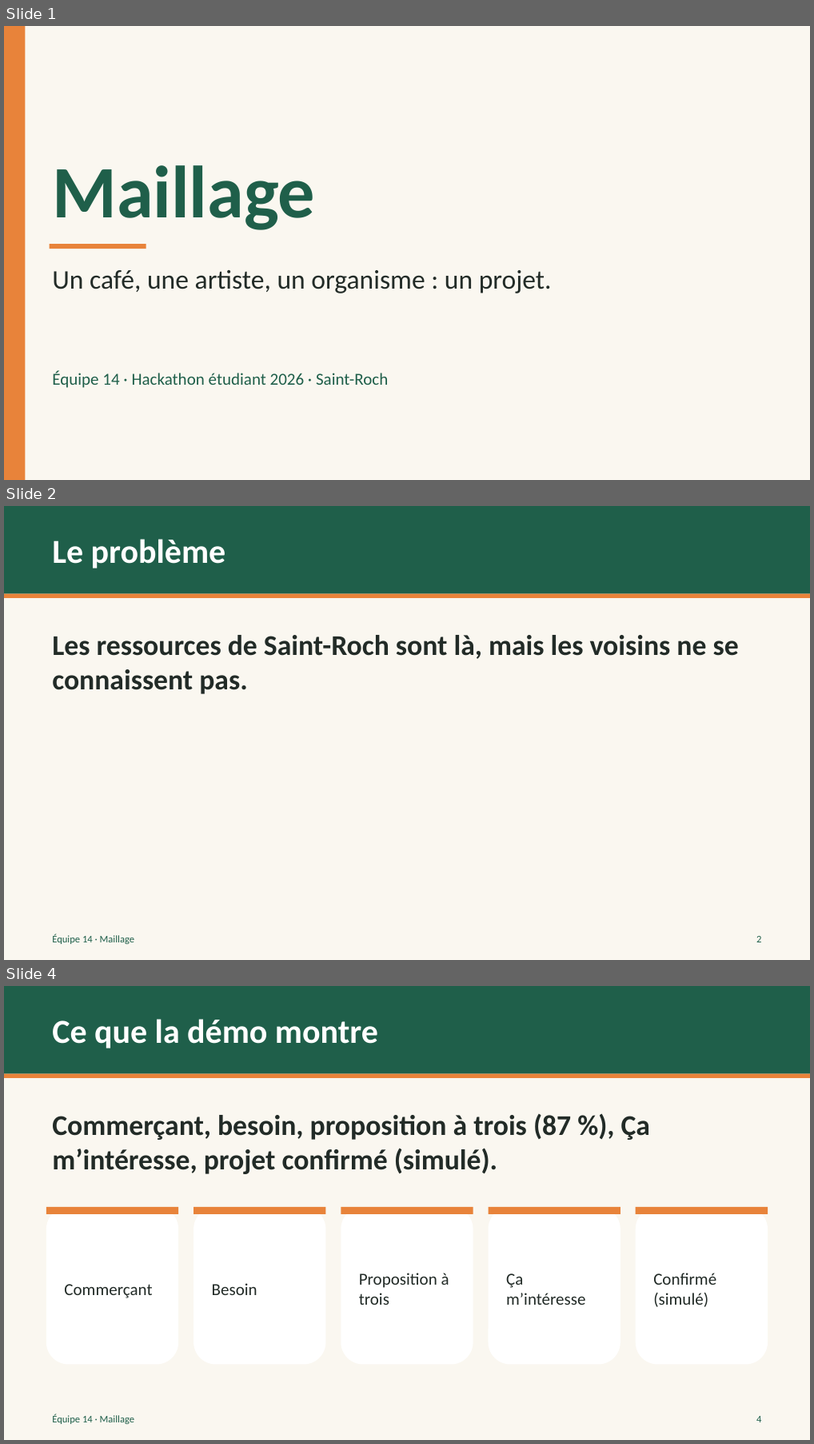
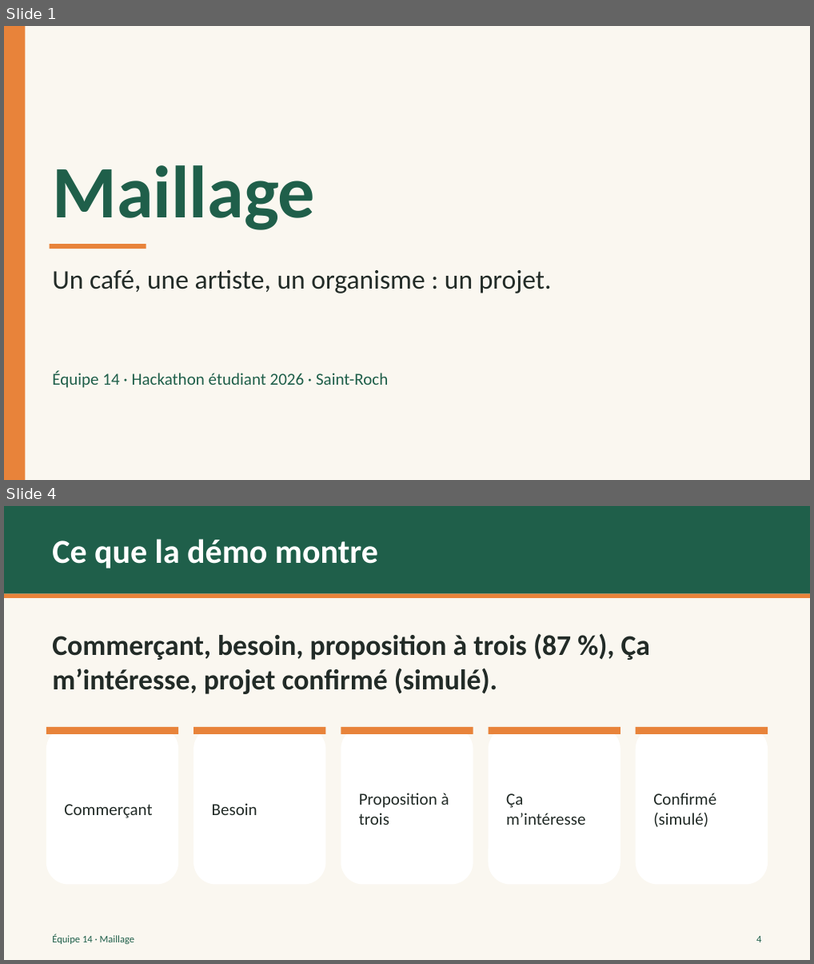
Before and after one commit to cianthiffault2006-png/hackathon-saint-roch-2026, a slide deck: docs/pitch/Maillage.pptx. Shown one above the other, each under a label of ours: slides 1, 2 and 4 before the commit, slides 1 and 4 after it; the slides between them are not shown. The pictures are 814x1444 and 814x964 pixels, drawn with LibreOffice and Linux fonts; fonts in the diff are those of the drawing. Boxes give left, top, right and bottom in pixels: in the first picture for what was removed or moved away, otherwise in the second. Text is boxed around its words. In the diff, an @@ line names an element or a change of style, - is before the commit and + after.

```diff
--- a/docs/pitch/Maillage.pptx
+++ b/docs/pitch/Maillage.pptx
@@ slide 2 removed at (4, 506, 810, 960), background #FAF7F0 @@
@@ rectangle removed at (4, 506, 810, 594) @@
@@ text removed at (52, 539, 226, 568) @@
-Le problème
@@ rectangle removed at (4, 594, 810, 598) @@
@@ text removed at (52, 635, 739, 694) @@
-Les ressources de Saint-Roch sont là, mais les voisins ne se connaissent pas.
@@ text removed at (52, 934, 135, 944) @@
-Équipe 14 · Maillage
@@ text removed at (757, 936, 762, 942) @@
-2
```
Also in this commit, not shown: 2 slides changed, 1 slide added, 3 other files.
